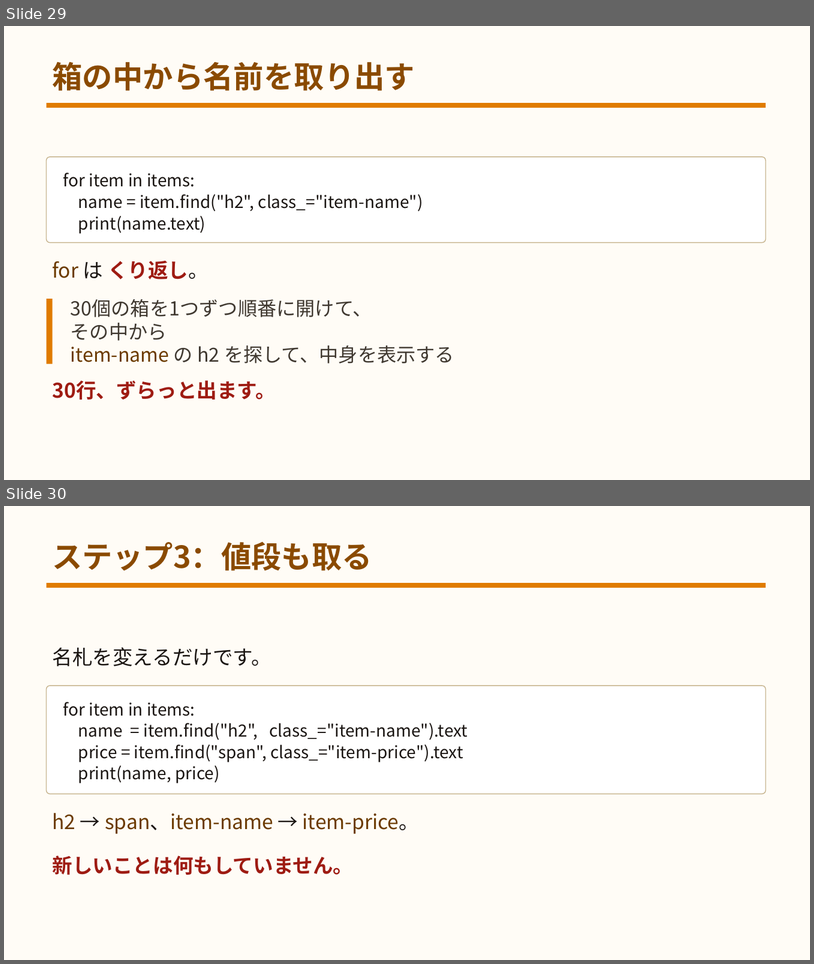
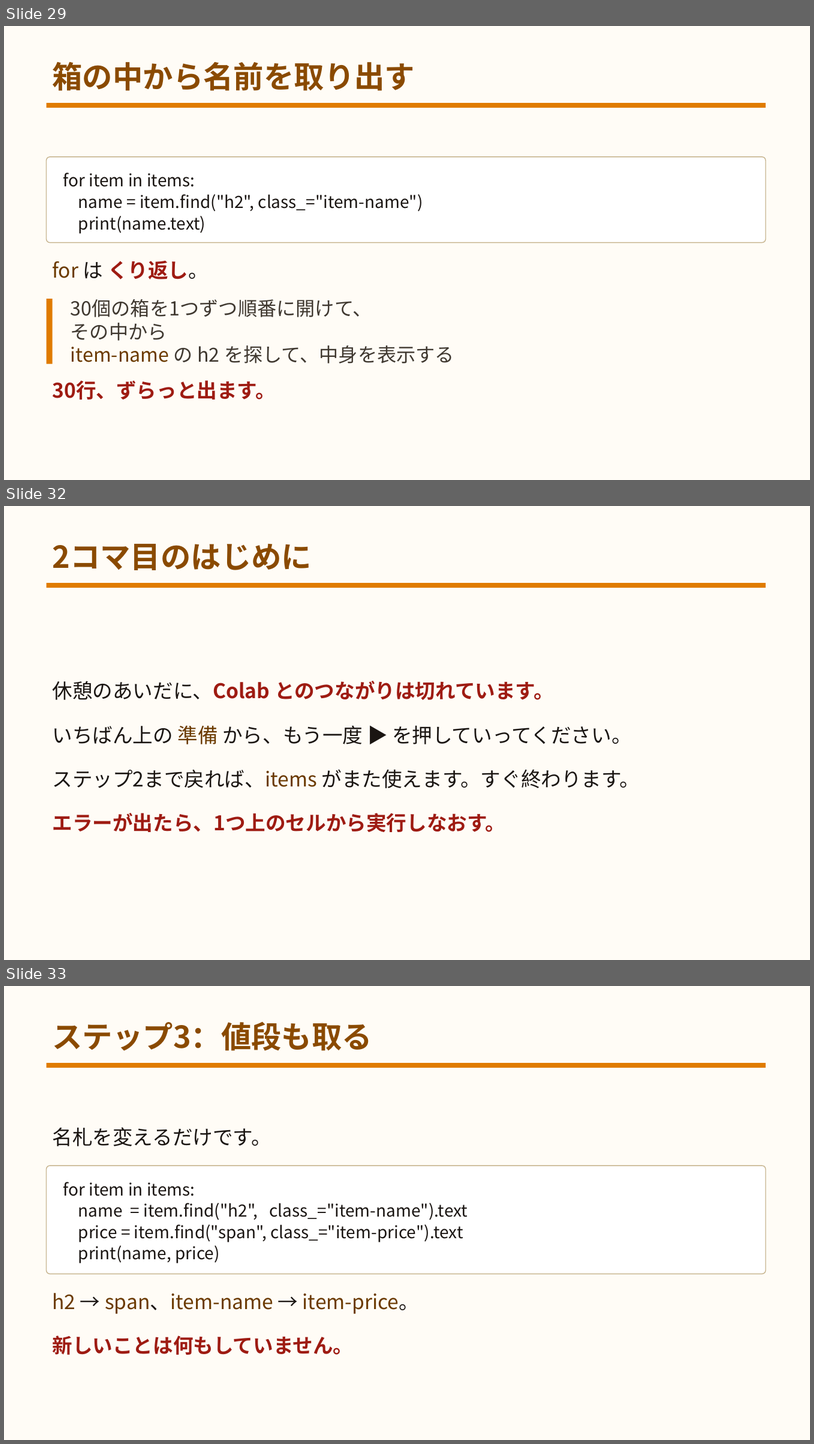
Before and after one commit to yuracode/isshop, a slide deck: docs/slides.pptx. Shown one above the other, each under a label of ours: slides 29 and 30 before the commit, slides 29, 32 and 33 after it; the slides between them are not shown. The pictures are 814x964 and 814x1444 pixels, drawn with LibreOffice and Linux fonts; fonts in the diff are those of the drawing. Boxes give left, top, right and bottom in pixels: in the first picture for what was removed or moved away, otherwise in the second. Text is boxed around its words. In the diff, an @@ line names an element or a change of style, - is before the commit and + after.

```diff
--- a/docs/slides.pptx
+++ b/docs/slides.pptx
@@ slide 32 added at [4,506,810,960], background #FFFCF6 @@
@@ text added at [52,544,312,570], 36 pt, text #8A4A00, bold @@
+2コマ目のはじめに
@@ rectangle added at [47,583,766,588], fill #E07B00 @@
@@ text added at [52,681,554,700], 24 pt, text #9E1B12, bold @@
+休憩のあいだに、Colab とのつながりは切れています。
@@ text added at [52,725,632,744], 24 pt, text #1A1512 @@
+いちばん上の 準備 から、もう一度 ▶ を押していってください。
@@ text added at [52,769,641,788], 24 pt, text #1A1512 @@
+ステップ2まで戻れば、items がまた使えます。すぐ終わります。
@@ text added at [52,813,506,832], 24 pt, text #9E1B12, bold @@
+エラーが出たら、1つ上のセルから実行しなおす。
@@ what was slide 30 is now slide 33 @@
```
Also in this commit, not shown: 6 slides changed, 10 other slides added, 15 other files.
